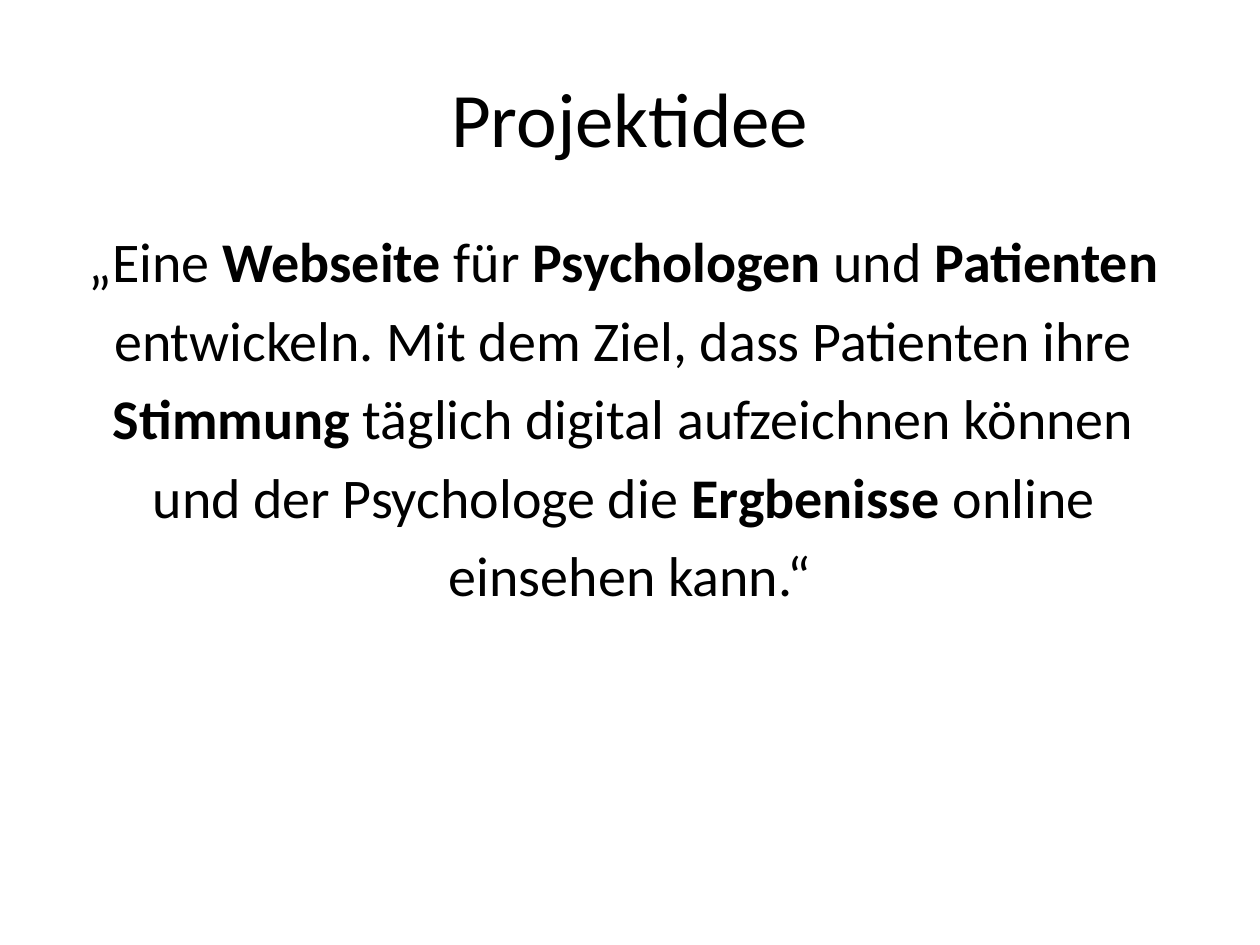
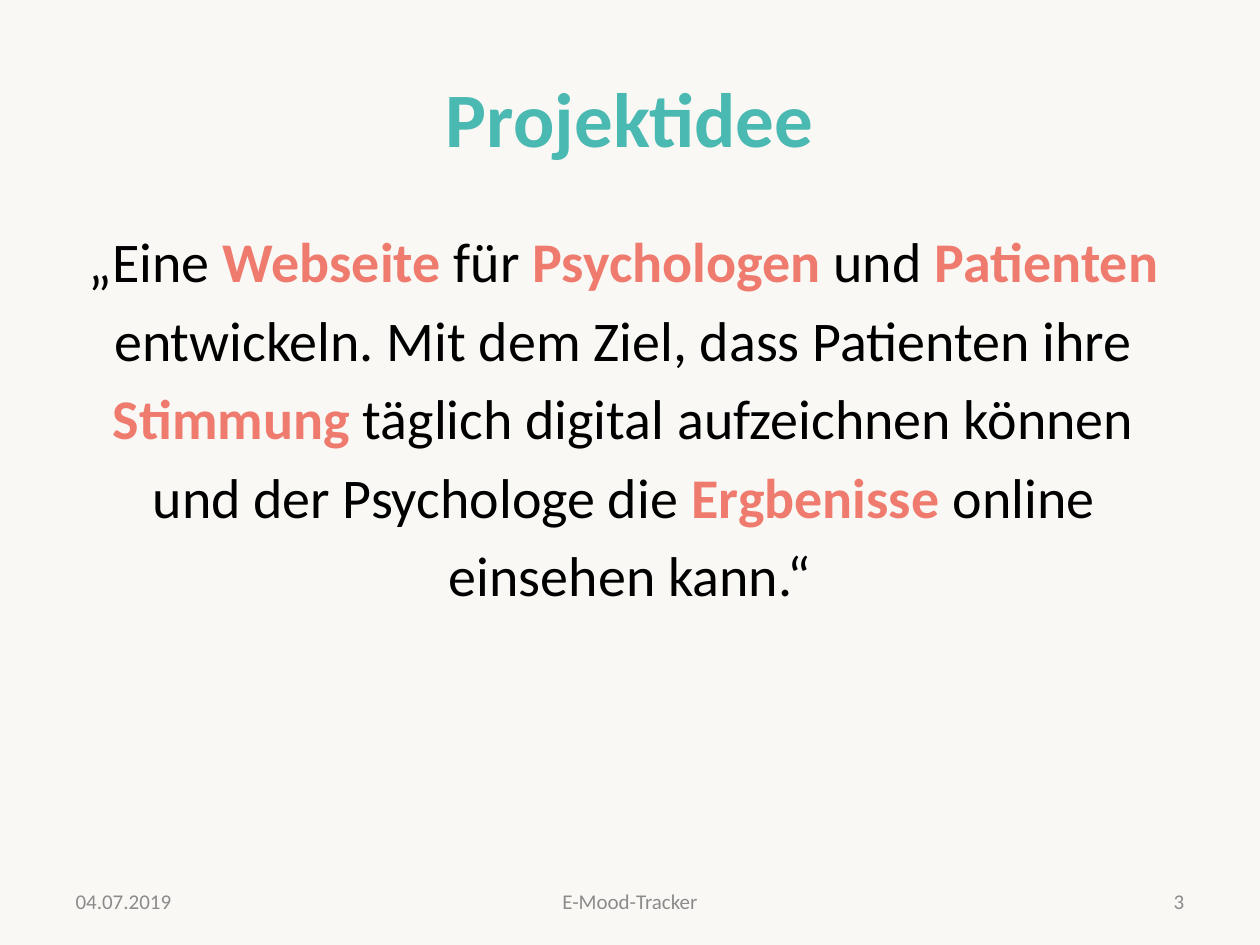
Before and after one commit to valeriapag/E-Mood-Tracker, a slide deck: slide 3 of Doku/endpräsentation-ehalth.pptx. Drawn at 1260x945 pixels with LibreOffice and Linux fonts; fonts in the diff are those of the drawing. Boxes give left, top, right and bottom in pixels: in the first picture for what was removed or moved away, otherwise in the second. Text is boxed around its words. In the diff, an @@ line names an element or a change of style, - is before the commit and + after.

```diff
--- a/Doku/endpräsentation-ehalth.pptx
+++ b/Doku/endpräsentation-ehalth.pptx
@@ background #FFFFFF to #EEECE1 at 33% opacity @@
@@ title "Projektidee" at (446, 93, 813, 160): text colour #000000 to #49B9B1, bold on @@
@@ text at (89, 242, 1158, 528): text colour #000000 to #EF7B6E in "Webseite Psychologen Patienten", "Stimmung", "Ergbenisse" @@
@@ text added at (76, 895, 172, 909), 12 pt, text #8C8C8C @@
+04.07.2019
@@ text added at (562, 894, 697, 909), 12 pt, text #8C8C8C @@
+E-Mood-Tracker
@@ page number added at (1174, 895, 1185, 909), 12 pt, text #8C8C8C @@
+3
```
Also in this commit, not shown: 8 other slides changed, 14 slides added, 9 slides removed, 1 other file.
